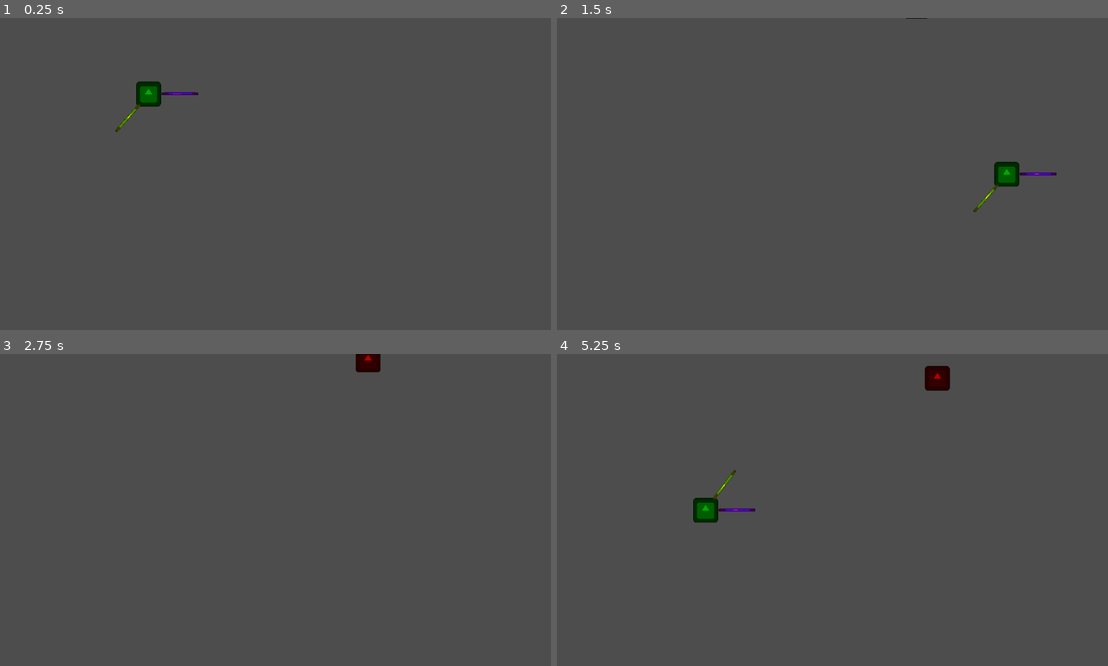
Above: before the commit, frames 1-4 (two rows, left to right).
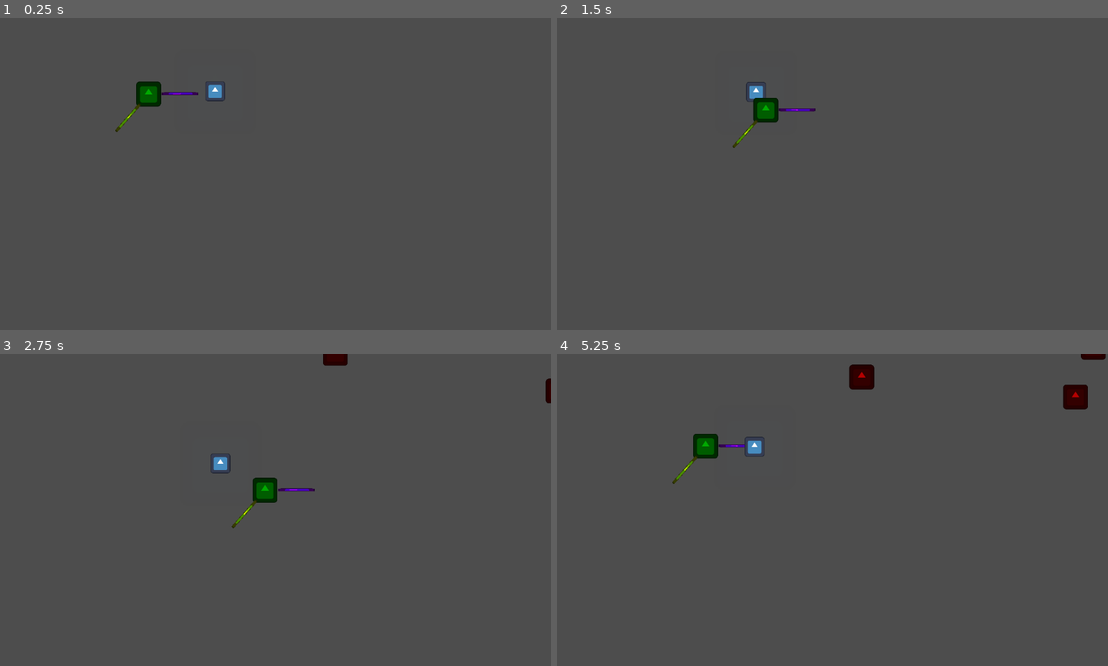
Above: after the commit, the same moments.

Repository: Gelaw/WhatIsGoDo
Game: Godot game, scene res://main.tscn
Two runs of this game, one before a commit and one after it. Both use one fixed random seed, a clock stepped at 60 frames per second and the inputs below. The engine's default icon, where the game draws it, is replaced by a stand-in: a white triangle on a blue panel in a dark square.
Inputs:
- Up to frame 1 (0.25 s): no input
- Up to frame 2 (1.5 s): hold Right (ui_right) 0.53-1.28 s; hold Down (ui_down) from 1.28 s (still down)
- Up to frame 3 (2.75 s): release Down (ui_down) at 2.03 s; hold Right (ui_right) from 2.03 s (still down)
- Up to frame 4 (5.25 s): release Right (ui_right) at 2.78 s; hold Up (ui_up) 2.78-3.53 s; hold Left (ui_left) 3.53-5.03 s; hold Down (ui_down) from 5.03 s (still down)

The runs differ from the first frame. In frame 1, 0.1% of the frame differs, in the area x 37-41%, y 20-27%; in frame 2, 1.1%; in frame 3, 1.1%; in frame 4, 2.3%, in the area x 20-100%, y 0-55%.

Commit message:
added good doggo

Diff:
--- /dev/null
+++ b/Entity/Dog/dog.gd
@@ -0,0 +1,25 @@
+extends "res://Entity/Entity.gd"
+
+
+# Called when the node enters the scene tree for the first time.
+func _ready():
+	target = get_node("/root/main/Player")
+	pass # Replace with function body.
+
+
+# Called every frame. 'delta' is the elapsed time since the previous frame.
+func _process(_delta):
+	var bodies = $pickupRange.get_overlapping_bodies()
+	for body in bodies:
+		if body.has_method("pickup"):
+			body.pickup()
+	pass
+
+
+
+func _on_pickup_range_area_entered(xporb):
+	print("?")
+	if xporb.has_method("pickup"):
+		print("!")
+		xporb.pickup()
+	pass# Replace with function body.
--- /dev/null
+++ b/Entity/Dog/dog.tscn
@@ -0,0 +1,40 @@
+[gd_scene load_steps=5 format=3 uid="uid://jhe8whdljpr3"]
+
+[ext_resource type="PackedScene" uid="uid://b365a65y34f6y" path="res://Entity/Entity.tscn" id="1_77xk8"]
+[ext_resource type="Script" path="res://Entity/Dog/dog.gd" id="2_6mojd"]
+[ext_resource type="Texture2D" uid="uid://bvycyngi7vlw0" path="res://icon.svg" id="3_yvkon"]
+
+[sub_resource type="RectangleShape2D" id="RectangleShape2D_76cp5"]
+size = Vector2(422.5, 437.5)
+
+[node name="Dog" instance=ExtResource("1_77xk8")]
+z_index = 0
+script = ExtResource("2_6mojd")
+ai = false
+
+[node name="Sprite2D" parent="." index="0"]
+scale = Vector2(0.8, 0.8)
+
+[node name="CollisionShape2D" parent="." index="1"]
+disabled = true
+
+[node name="pickupRange" type="Area2D" parent="." index="2"]
+modulate = Color(0.0431373, 1, 1, 1)
+show_behind_parent = true
+collision_layer = 16
+collision_mask = 16
+input_pickable = false
+
+[node name="CollisionShape2D" type="CollisionShape2D" parent="pickupRange" index="0"]
+position = Vector2(1.24998, 3.75002)
+scale = Vector2(1, 1)
+shape = SubResource("RectangleShape2D_76cp5")
+
+[node name="Sprite2D" type="Sprite2D" parent="pickupRange" index="1"]
+modulate = Color(1, 1, 1, 0.0235294)
+self_modulate = Color(1, 1, 1, 0.388235)
+position = Vector2(1.25, 3.75)
+scale = Vector2(3.30078, 3.41797)
+texture = ExtResource("3_yvkon")
+
+[connection signal="area_entered" from="pickupRange" to="." method="_on_pickup_range_area_entered"]
--- a/Entity/Entity.gd
+++ b/Entity/Entity.gd
@@ -24,7 +24,10 @@
 
 func _physics_process(delta):
 	var direction = get_direction()
-	velocity = direction * SPEED * delta
+	if (not ai or abs(global_position.distance_to(target.global_position)) > 100):
+		velocity = direction * SPEED * delta
+	else:
+		velocity = Vector2(0, 0)
 	move_and_slide()
 
 func hit():
--- a/Entity/Player/player.gd
+++ b/Entity/Player/player.gd
@@ -2,8 +2,17 @@
 
 var busy = false
 
+var stats : StatHolder
+
+func _ready():
+	super()
+	if not stats:
+		stats = StatHolder.new()
+	pass
+
 func _physics_process(delta):
 	super(delta)
+
 	if randf()>.75:
 		weaponAttack($weapon1)
 		weaponAttack($weapon2)
@@ -20,4 +29,5 @@
 
 func _on_inter_attack_timer_timeout():
 	busy = false
+	stats.StatBoost("Constitution")
 	pass # Replace with function body.
--- /dev/null
+++ b/Stats/StatData.tres
@@ -0,0 +1,3 @@
+[gd_resource type="Resource" format=3 uid="uid://b8djm6r62d7kn"]
+
+[resource]
--- /dev/null
+++ b/Stats/StatHolder.gd
@@ -0,0 +1,28 @@
+extends Resource
+
+class_name StatHolder
+
+@export var jauges : Dictionary = {
+	Life = [10, 10]
+}
+
+@export var stats : Dictionary = {
+	"Strenght" 		= 0, # Affects weapon damage
+	"Constitution" 	= 0, # Affects Life
+	"Agility" 		= 0, # Affects Speed
+	"Intelligence" 	= 0, # Affect spells?mana?
+	"Wisdom" 		= 0  # Affect Xp gain
+}
+
+func init(parameter):
+	if typeof(parameter) == TYPE_DICTIONARY:
+		stats = parameter
+		return
+	pass
+
+func StatBoost(StatName: String):
+	stats[StatName] += 1
+	match StatName:
+		"Constitution":
+			jauges.get("Life")[1] += 1
+	pass
--- a/Weapon/weapon.gd
+++ b/Weapon/weapon.gd
@@ -13,6 +13,8 @@
 @onready var cooldown_timer = $CooldownTimer
 @onready var ap: AnimationPlayer = $AnimationPlayer
 @onready var anchor: Node2D = $weaponAnchor
+
+var points : Array[Vector2]
 
 # Called every frame. 'delta' is the elapsed time since the previous frame.
 func _process(delta):
--- a/exp_orb.gd
+++ b/exp_orb.gd
@@ -9,3 +9,8 @@
 # Called every frame. 'delta' is the elapsed time since the previous frame.
 func _process(_delta):
 	pass
+
+
+func pickup():
+	queue_free()
+	pass
--- a/exp_orb.tscn
+++ b/exp_orb.tscn
@@ -6,7 +6,9 @@
 [sub_resource type="CircleShape2D" id="CircleShape2D_xkgv5"]
 
 [node name="ExpOrb" type="StaticBody2D"]
-collision_layer = 0
+z_index = -1
+collision_layer = 16
+collision_mask = 16
 script = ExtResource("1_ud8cr")
 
 [node name="Sprite2D" type="Sprite2D" parent="."]
--- a/main.tscn
+++ b/main.tscn
@@ -1,8 +1,9 @@
-[gd_scene load_steps=5 format=3 uid="uid://ds6o4i5qot0h3"]
+[gd_scene load_steps=6 format=3 uid="uid://ds6o4i5qot0h3"]
 
 [ext_resource type="PackedScene" uid="uid://brq3ils7l4hqd" path="res://Entity/Player/Player.tscn" id="1_hum2p"]
 [ext_resource type="Script" path="res://Spell.gd" id="2_ttp4y"]
 [ext_resource type="Script" path="res://Spawner.gd" id="3_tlvn8"]
+[ext_resource type="PackedScene" uid="uid://jhe8whdljpr3" path="res://Entity/Dog/dog.tscn" id="4_yg18b"]
 
 [sub_resource type="Curve2D" id="Curve2D_36o3o"]
 _data = {
@@ -16,7 +17,7 @@
 
 [node name="Player" parent="." instance=ExtResource("1_hum2p")]
 z_index = 0
-SPEED = 50000.0
+SPEED = 10000.0
 
 [node name="Spell" type="Node" parent="Player"]
 script = ExtResource("2_ttp4y")
@@ -38,5 +39,11 @@
 [node name="Timer" type="Timer" parent="Spawner"]
 autostart = true
 
+[node name="Dog" parent="." instance=ExtResource("4_yg18b")]
+position = Vector2(163, -7)
+collision_mask = 16
+SPEED = 6000.0
+ai = true
+
 [connection signal="timeout" from="Player/Spell/CooldownTimer" to="Player/Spell" method="_on_cooldown_timer_timeout"]
 [connection signal="timeout" from="Spawner/Timer" to="Spawner" method="_on_timer_timeout"]
Not shown, added: ggd.txt
